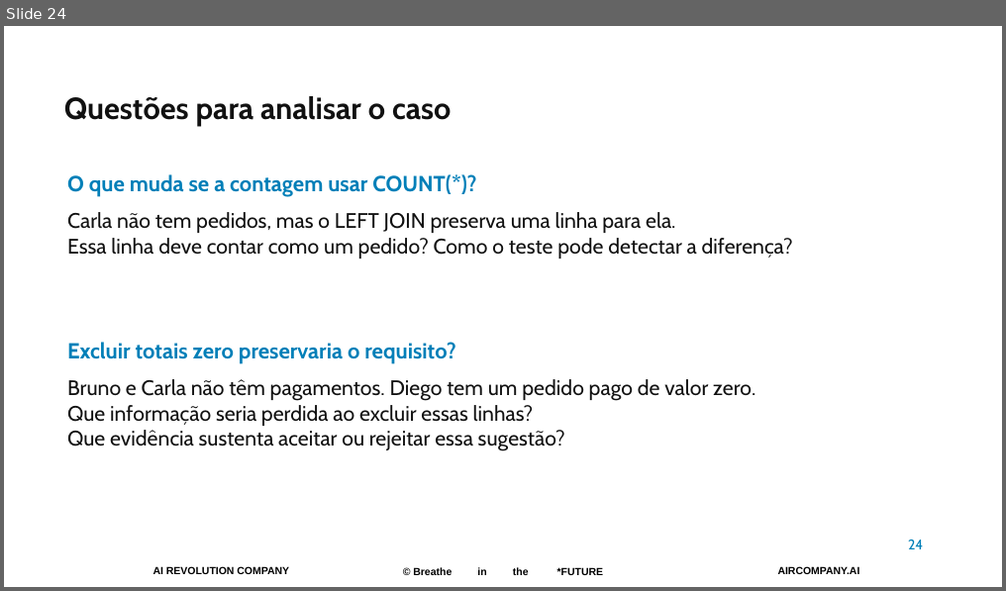
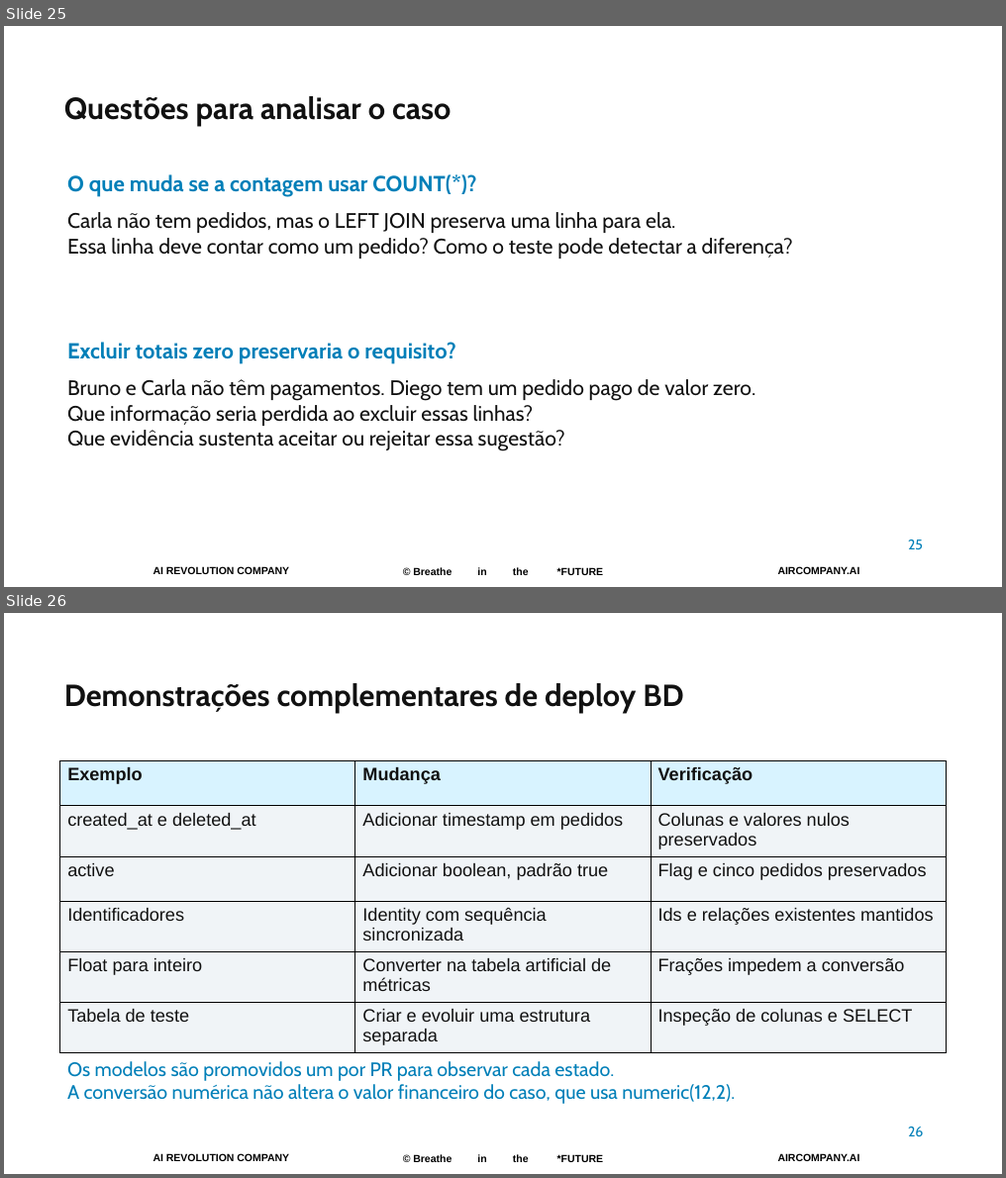
Before and after one commit to pedropalmieri/workshop4-pr-sql-ia, a slide deck: materiais/Workshop4-19nov2026.pptx. Shown one above the other, each under a label of ours: slide 24 before the commit, slides 25 and 26 after it. The pictures are 1006x591 and 1006x1178 pixels, drawn with LibreOffice and Linux fonts; fonts in the diff are those of the drawing; background and template pictures are left out. Boxes give left, top, right and bottom in pixels: in the first picture for what was removed or moved away, otherwise in the second. Text is boxed around its words. In the diff, an @@ line names an element or a change of style, - is before the commit and + after.

Commit message:
Organiza scripts SQL versionados e promoção develop para main

```diff
--- a/materiais/Workshop4-19nov2026.pptx
+++ b/materiais/Workshop4-19nov2026.pptx
@@ slide 26 added at [4, 613, 1002, 1174], background #FFFFFF; not listed: 3 template elements that a slide beside it also shows @@
@@ text added at [64, 683, 683, 713], 29.2 pt, text #111111, bold @@
+Demonstrações complementares de deploy BD
@@ table added at [60, 761, 945, 1050], 6 rows, 3 columns @@
+Exemplo | Mudança | Verificação
+created_at e deleted_at | Adicionar timestamp em pedidos | Colunas e valores nulos preservados
+active | Adicionar boolean, padrão true | Flag e cinco pedidos preservados
+Identificadores | Identity com sequência sincronizada | Ids e relações existentes mantidos
+Float para inteiro | Converter na tabela artificial de métricas | Frações impedem a conversão
+Tabela de teste | Criar e evoluir uma estrutura separada | Inspeção de colunas e SELECT
@@ text added at [67, 1061, 735, 1104], 18.8 pt, text #007FB8 @@
+Os modelos são promovidos um por PR para observar cada estado.
+A conversão numérica não altera o valor financeiro do caso, que usa numeric(12,2).
@@ text added at [908, 1127, 923, 1137], 13.5 pt, text #007FB8 @@
+26
@@ what was slide 24 is now slide 25 @@
@@ slide 25 changed as well @@
@@ text at [908, 540, 923, 550]: text changed @@
-24
+25
```
Also in this commit, not shown: 20 other slides changed, 3 other slides added, 55 other files.
